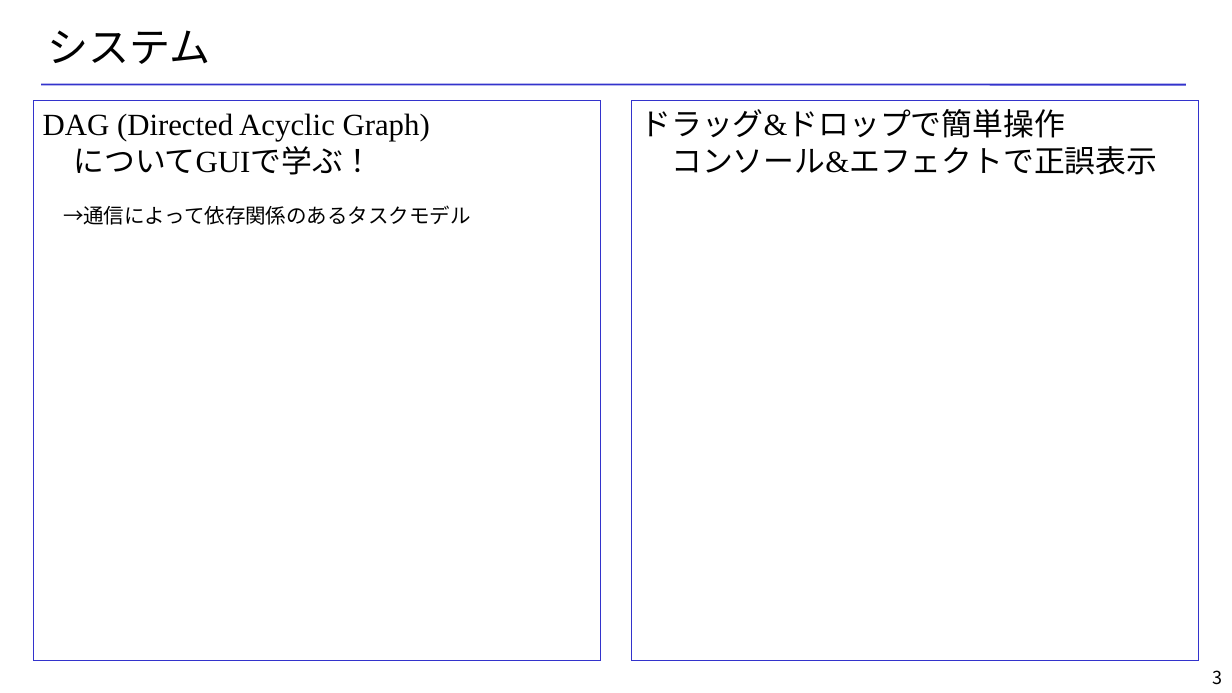
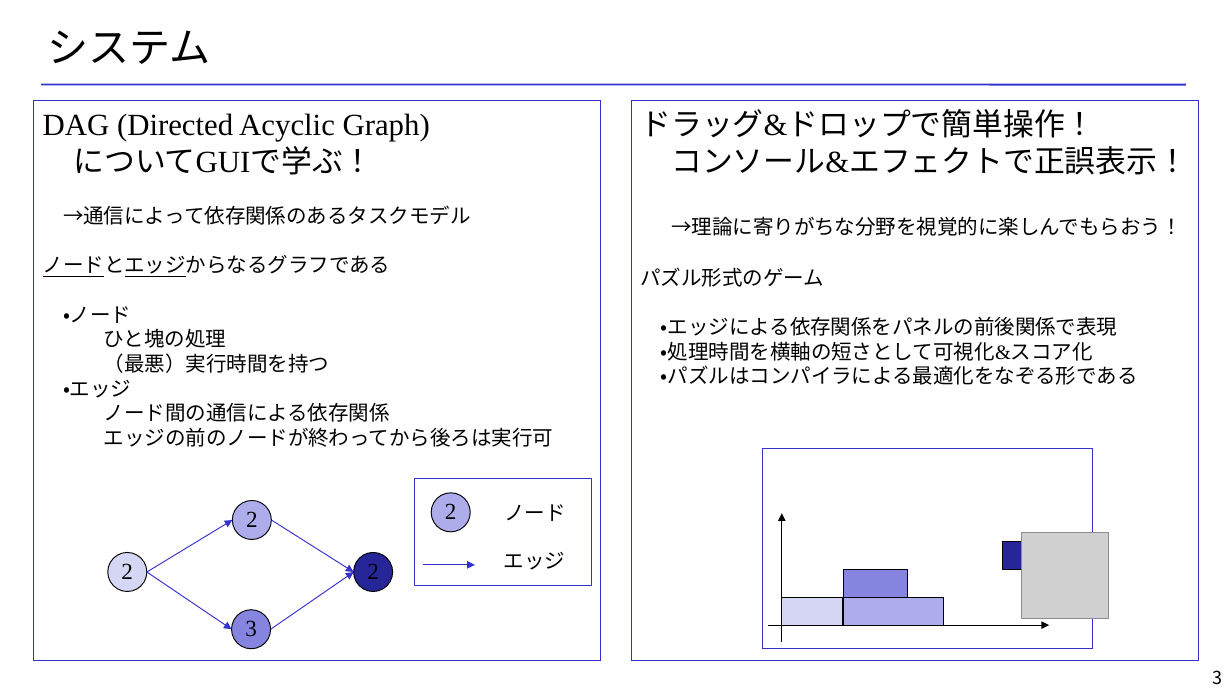
Before and after one commit to rokamu623/HotToDAGScheduling, a slide deck: slide 3 of 企画書/HowToDAGScheduling.pptx. Drawn at 1232x693 pixels with LibreOffice and Linux fonts; fonts in the diff are those of the drawing; grey boxes stand for pictures; background and template pictures are left out. Boxes give left, top, right and bottom in pixels: in the first picture for what was removed or moved away, otherwise in the second. Text is boxed around its words. In the diff, an @@ line names an element or a change of style, - is before the commit and + after.

```diff
--- a/企画書/HowToDAGScheduling.pptx
+++ b/企画書/HowToDAGScheduling.pptx
@@ text in rectangle at (641,109,1188,385): text changed; size 24 to 16 pt @@
-ドラッグ&ドロップで簡単操作
-コンソール&エフェクトで正誤表示
+ドラッグ&ドロップで簡単操作！
+コンソール&エフェクトで正誤表示！
+→理論に寄りがちな分野を視覚的に楽しんでもらおう！
+パズル形式のゲーム
+・エッジによる依存関係をパネルの前後関係で表現
+・処理時間を横軸の短さとして可視化&スコア化
+・パズルはコンパイラによる最適化をなぞる形である
@@ text in rectangle at (43,255,553,447): paragraphs added @@
+ノードとエッジからなるグラフである
+・ノード
+ひと塊の処理
+（最悪）実行時間を持つ
+・エッジ
+ノード間の通信による依存関係
+エッジの前のノードが終わってから後ろは実行可
@@ rectangle added at (415,479,592,585), outline #3333CC 0.75 pt @@
@@ ellipse added at (432,493,470,531), fill #ADADEB, outline #000000 0.75 pt, 18 pt, text #000000 @@
+2
@@ text added at (504,504,565,521), 16 pt, text #000000 @@
+ノード
@@ group added at (108,501,393,649): 4 ellipses, 4 arrows @@
+2
+2
+3
+2
@@ group added at (762,449,1109,649): 5 rectangles, 2 arrows, 1 picture @@
@@ arrow added from (423, 565) to (475, 565), #3333CC 0.75 pt @@
@@ text added at (504,552,565,570), 16 pt, text #000000 @@
+エッジ
```
Also in this commit, not shown: 3 other slides changed.
